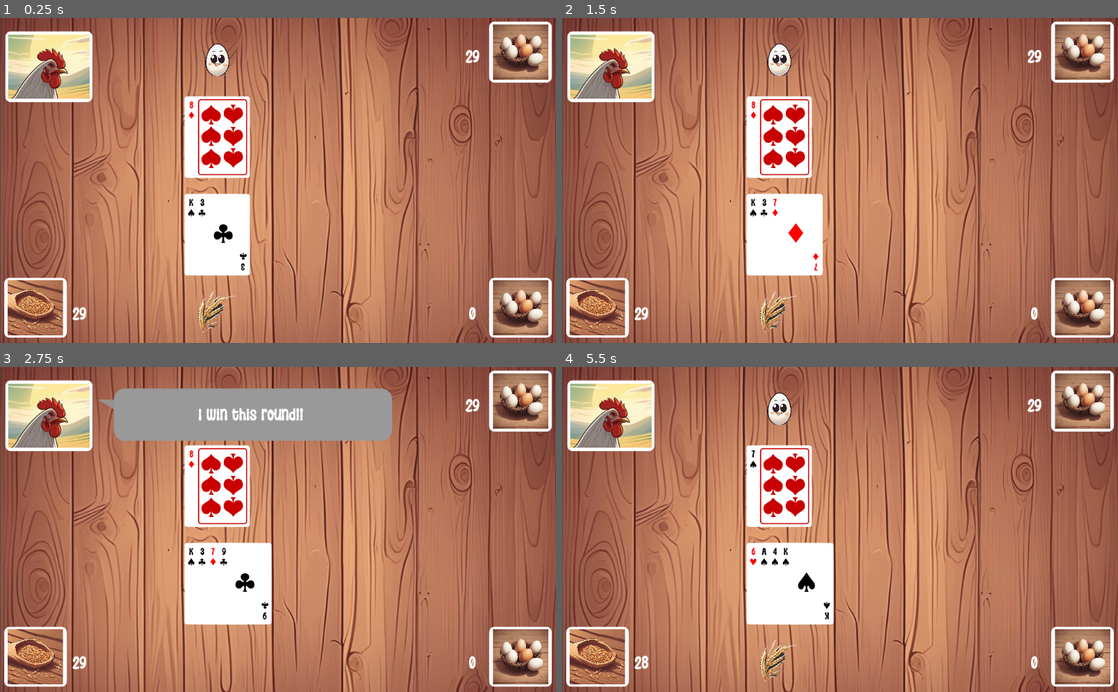
Above: before the commit, frames 1-4 (two rows, left to right).
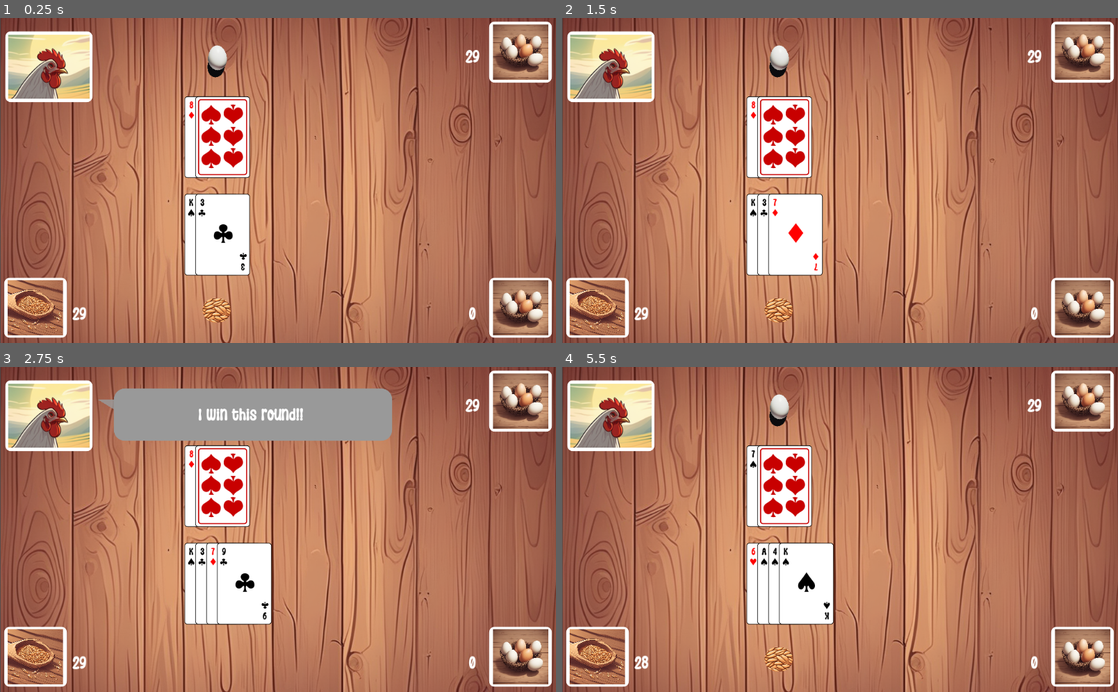
Above: after the commit, the same moments.

Repository: yakushev85/BlackJackWithChicken
Game: Godot game, scene res://GameTable.tscn
Same seed, same stepped clock (60 frames per second), same inputs: the game is played once before the commit and once after it.
Inputs (mouse positions are in pixels of both pictures, inside the frame that each line leads up to):
- Up to frame 1 (0.25 s): no input
- Up to frame 2 (1.5 s): tap Enter at 0.5 s; move the mouse to (962, 164) at 0.52 s; click (962, 164) at 0.67 s; tap Space at 1.25 s; move the mouse to (728, 196) at 1.27 s; click (728, 196) at 1.42 s
- Up to frame 3 (2.75 s): tap Enter at 2 s; move the mouse to (333, 458) at 2.02 s; click (333, 458) at 2.17 s
- Up to frame 4 (5.5 s): tap Space at 2.75, 5 s; move the mouse to (812, 594) at 2.77 s; click (812, 594) at 2.92 s; move the mouse to (1006, 578) at 3.52 s; click (1006, 578) at 3.67 s; tap Enter at 4.25 s; move the mouse to (673, 480) at 4.27 s; click (673, 480) at 4.42 s; move the mouse to (867, 529) at 5.02 s; click (867, 529) at 5.17 s

The runs differ from the first frame. In frame 1, 1.2% of the frame differs, in the area x 33-45%, y 7-97%; in frame 2, 1.3%; in frame 3, 0.7%; in frame 4, 1.4%, in the area x 33-49%, y 7-97%.

Commit message:
update assets

Diff:
--- a/app/Items/Card.tscn
+++ b/app/Items/Card.tscn
@@ -7,6 +7,11 @@
 
 [sub_resource type="StyleBoxFlat" id=4]
 bg_color = Color( 1, 1, 1, 1 )
+border_width_left = 1
+border_width_top = 1
+border_width_right = 1
+border_width_bottom = 1
+border_color = Color( 0, 0, 0, 1 )
 corner_radius_top_left = 5
 corner_radius_top_right = 5
 corner_radius_bottom_right = 5
--- a/app/Items/ChickenBid.tscn
+++ b/app/Items/ChickenBid.tscn
@@ -1,6 +1,6 @@
 [gd_scene load_steps=2 format=2]
 
-[ext_resource path="res://assets/icon/funny_egg.png" type="Texture" id=1]
+[ext_resource path="res://assets/icon/one_egg.png" type="Texture" id=1]
 
 [node name="ChickenBid" type="Node2D"]
 
--- a/app/Items/PlayerBid.tscn
+++ b/app/Items/PlayerBid.tscn
@@ -1,9 +1,9 @@
 [gd_scene load_steps=2 format=2]
 
-[ext_resource path="res://assets/icon/onegrain.png" type="Texture" id=1]
+[ext_resource path="res://assets/icon/rgrains1.png" type="Texture" id=1]
 
 [node name="PlayerBid" type="Node2D"]
 
 [node name="BidImage" type="Sprite" parent="."]
-scale = Vector2( 0.1, 0.1 )
+scale = Vector2( 0.25, 0.25 )
 texture = ExtResource( 1 )
Binary file added: app/assets/icon/one_egg.png
Not shown, added: app/assets/icon/one_egg.png.import
Binary file removed: app/assets/icon/onegrain.png
Binary file added: app/assets/icon/rgrains1.png
Not shown, changed: app/assets/icon/rgrains1.png.import
